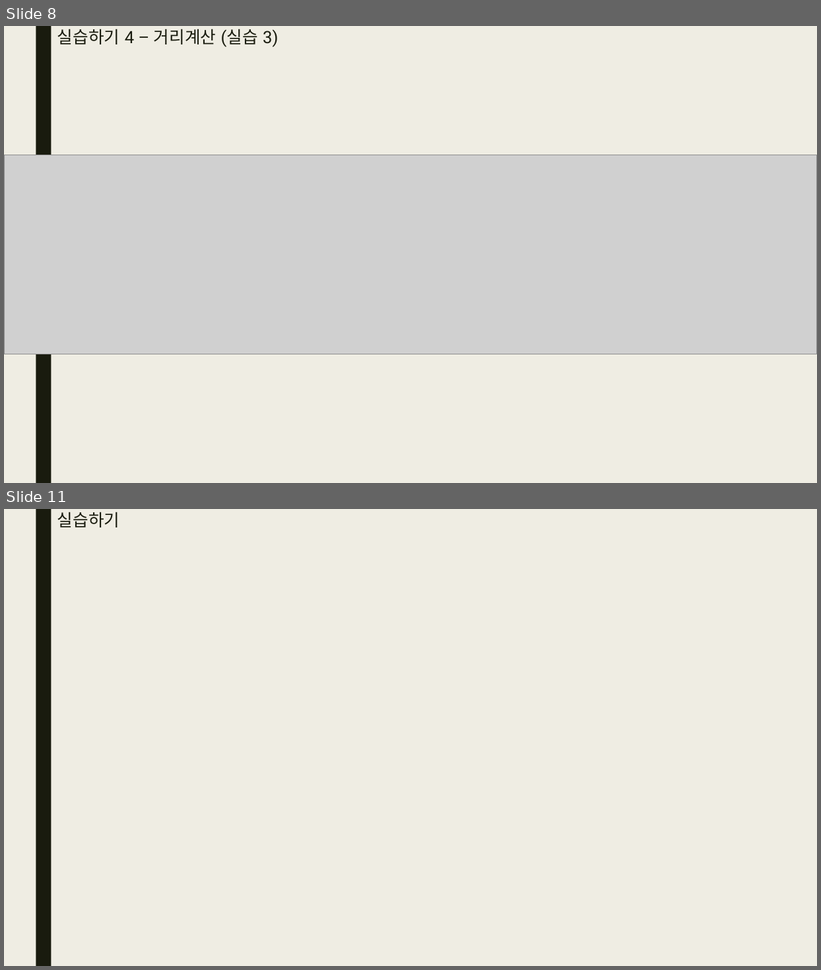
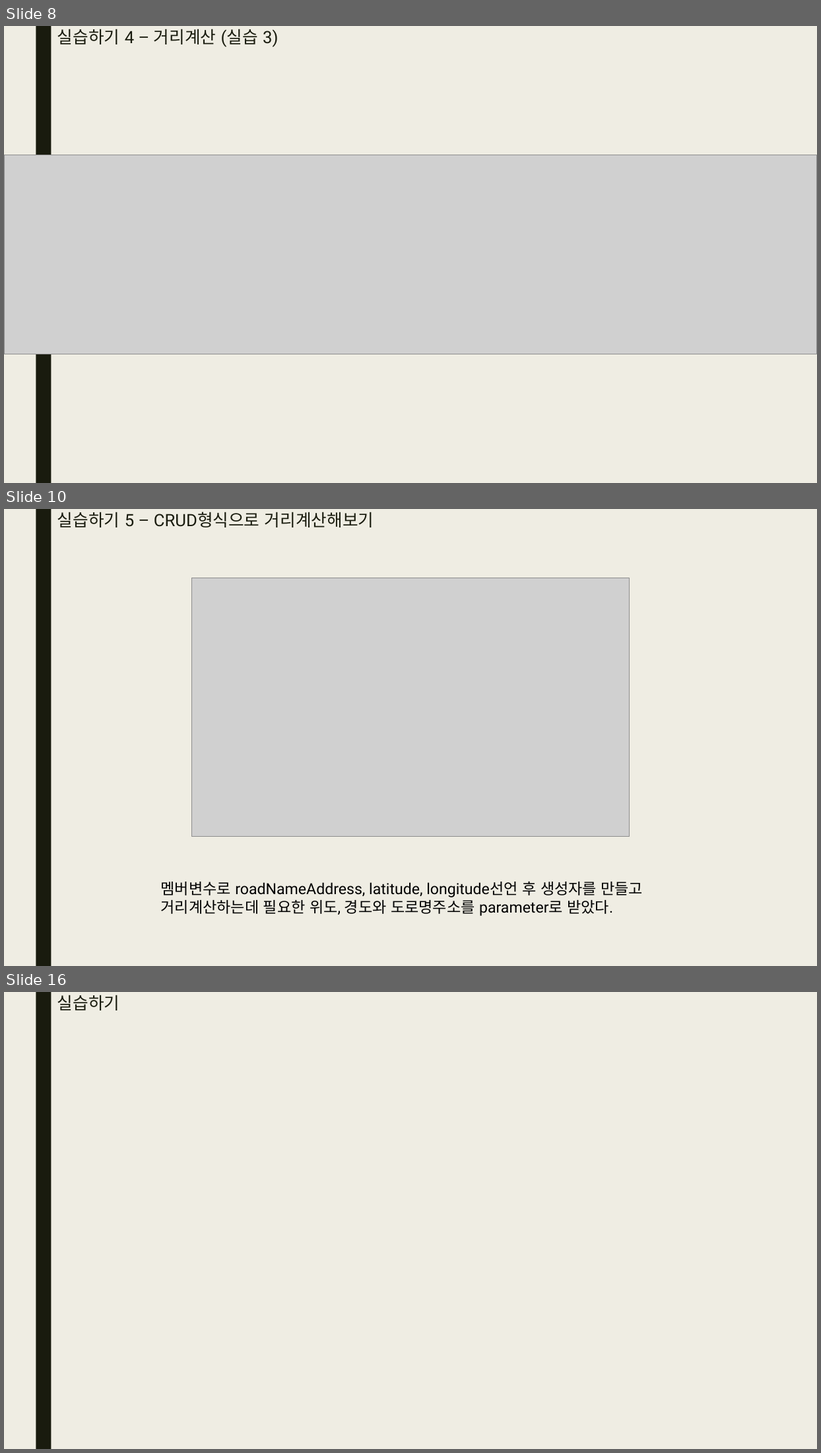
Before and after one commit to bino0130/kopo-java, a slide deck: 자바심화 과제/20230425 자바심화 과제 남정현.pptx. Shown one above the other, each under a label of ours: slides 8 and 11 before the commit, slides 8, 10 and 16 after it; the slides between them are not shown. The pictures are 821x970 and 821x1453 pixels, drawn with LibreOffice and Linux fonts; fonts in the diff are those of the drawing; grey boxes stand for pictures. Boxes give left, top, right and bottom in pixels: in the first picture for what was removed or moved away, otherwise in the second. Text is boxed around its words. In the diff, an @@ line names an element or a change of style, - is before the commit and + after.

```diff
--- a/자바심화 과제/20230425 자바심화 과제 남정현.pptx
+++ b/자바심화 과제/20230425 자바심화 과제 남정현.pptx
@@ slide 10 added at (4, 509, 817, 966), background #EFEDE3; not listed: 1 template element that a slide beside it also shows @@
@@ title added at (57, 512, 374, 527), 20 pt, text #191B0E @@
+실습하기 5 – CRUD형식으로 거리계산해보기
@@ picture added at (192, 578, 629, 837) @@
@@ text added at (161, 881, 643, 916), 18 pt, text #000000 @@
+멤버변수로 roadNameAddress, latitude, longitude선언 후 생성자를 만들고 거리계산하는데 필요한 위도, 경도와 도로명주소를 parameter로 받았다.
@@ what was slide 11 is now slide 16 @@
```
Also in this commit, not shown: 2 slides changed, 4 other slides added.
